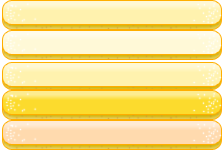
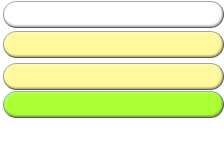
Comparing the layer stacks of the two 224x150 images. Changes:
removed group "ломтик" (5 layers) over [2, 0, 222, 33]
moved "Фигура 1" out of group "ломтик", painted on it over [2, 1, 224, 30]
removed group "ломтик rollover" (5 layers) over [2, 30, 222, 63]
removed layer "Слой 2 (копия)" from group "ломтик rollover" over [5, 32, 222, 54]
moved "Фигура 1 (копия)" out of group "ломтик", painted on it over [2, 0, 224, 58]
removed layer "Слой 1" from group "ломтик" over [2, 3, 222, 33]
moved "Фигура 1 (копия) 3" out of group "ломтик rollover", painted on it over [2, 30, 224, 90]
removed layer "Слой 1 (копия)" from group "ломтик rollover" over [2, 33, 222, 63]
moved "Фигура 1 (копия) 2" out of group "ломтик rollover", painted on it over [2, 35, 224, 118]
removed group "ломтик press" (5 layers) over [2, 62, 222, 95]
removed layer "Слой 2 (копия) 2" from group "ломтик press" over [5, 64, 222, 86]
removed layer "Фигура 1 (копия) 5" from group "ломтик press" over [2, 62, 222, 87]
removed layer "Слой 1 (копия) 2" from group "ломтик press" over [2, 65, 222, 95]
removed layer "Фигура 1 (копия) 4" from group "ломтик press" over [2, 65, 222, 90]
removed group "ломтик selec" (5 layers) over [2, 90, 222, 123]
removed layer "Фигура 1 (копия) 7" from group "ломтик selec" over [2, 90, 222, 115]
removed layer "Слой 1 (копия) 3" from group "ломтик selec" over [2, 93, 222, 123]
removed layer "Фигура 1 (копия) 6" from group "ломтик selec" over [2, 95, 222, 120]
removed group "ломтик (копия)" (5 layers) over [2, 120, 222, 150]
removed layer "Фигура 1 (копия) 9" from group "ломтик (копия)" over [2, 120, 222, 145]
removed layer "Слой 1 (копия) 4" from group "ломтик (копия)" over [2, 123, 222, 150]
removed layer "Фигура 1 (копия) 8" from group "ломтик (копия)" over [2, 125, 222, 150]
renamed "Слой 2" to "ломтик", hid it, opacity 100% → 61%, moved it out of group "ломтик", painted on it over [2, 0, 222, 150]
…and 7 more changes (7 removed)
